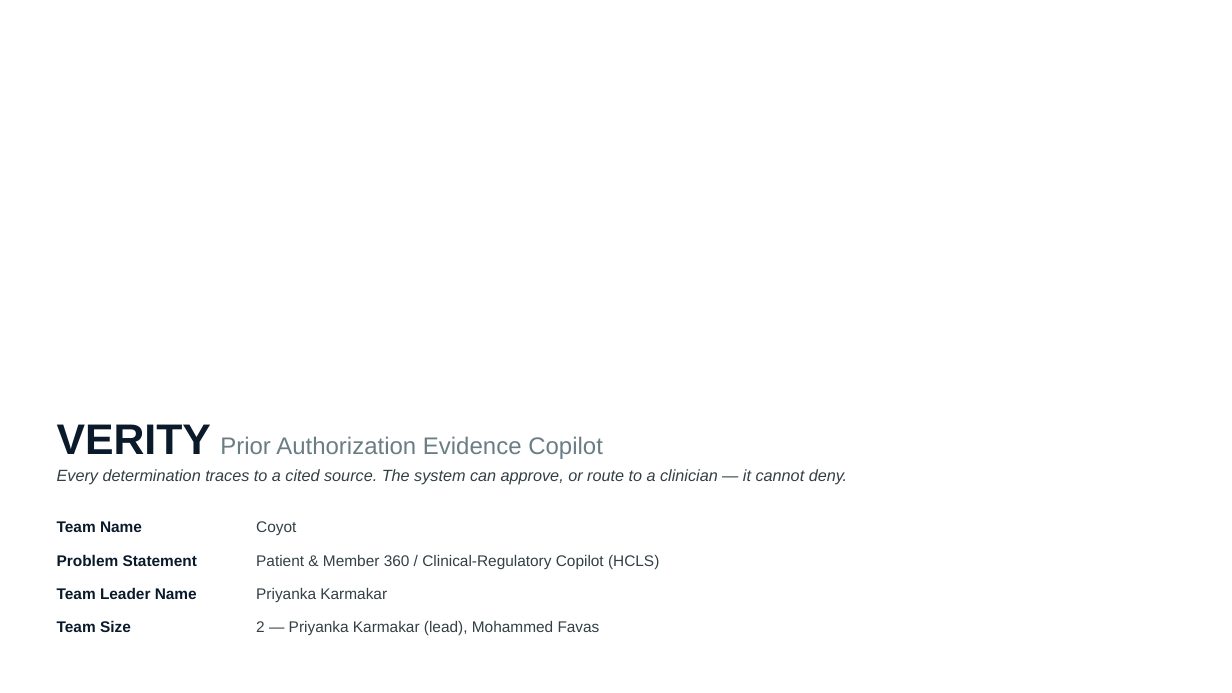
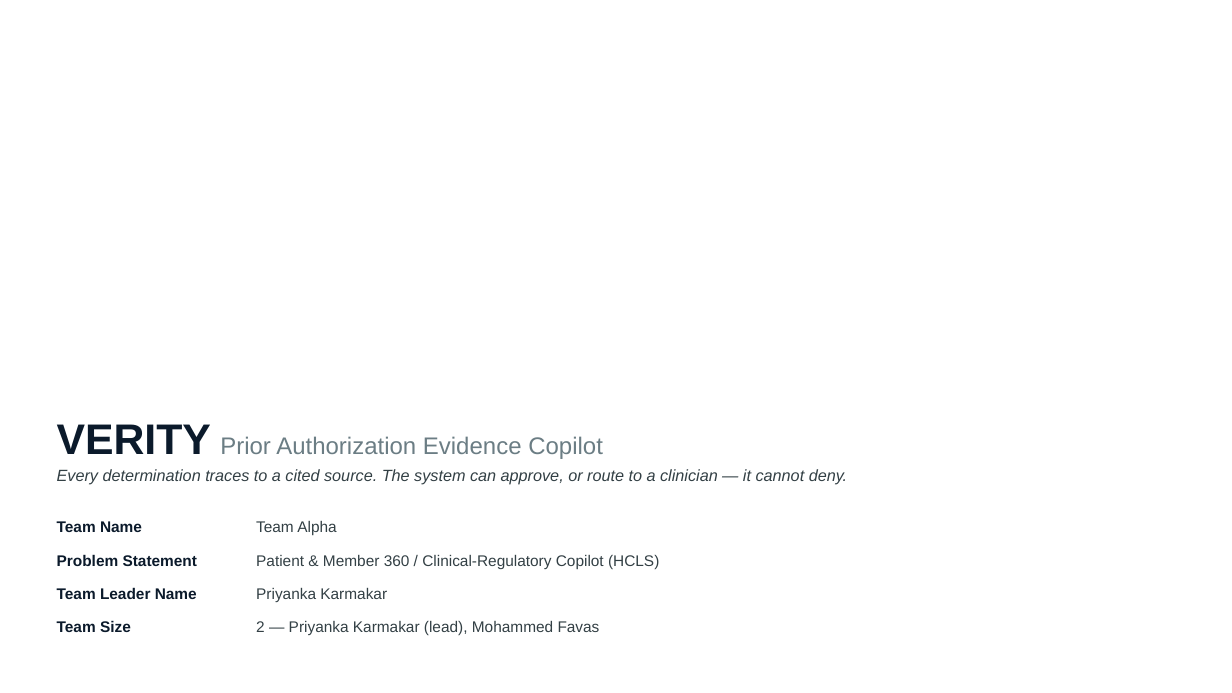
Before and after one commit to Favas111/verity-pa-copilot, a slide deck: slide 1 of docs/verity-prototype.pptx. Drawn at 1232x693 pixels with LibreOffice and Linux fonts; fonts in the diff are those of the drawing; background and template pictures are left out. Boxes give left, top, right and bottom in pixels: in the first picture for what was removed or moved away, otherwise in the second. Text is boxed around its words. In the diff, an @@ line names an element or a change of style, - is before the commit and + after.

Commit message:
Set team name to Team Alpha on the title slide

```diff
--- a/docs/verity-prototype.pptx
+++ b/docs/verity-prototype.pptx
@@ text at (256,521,336,535): text changed @@
-Coyot
+Team Alpha
```
Also in this commit, not shown: 1 other file.
